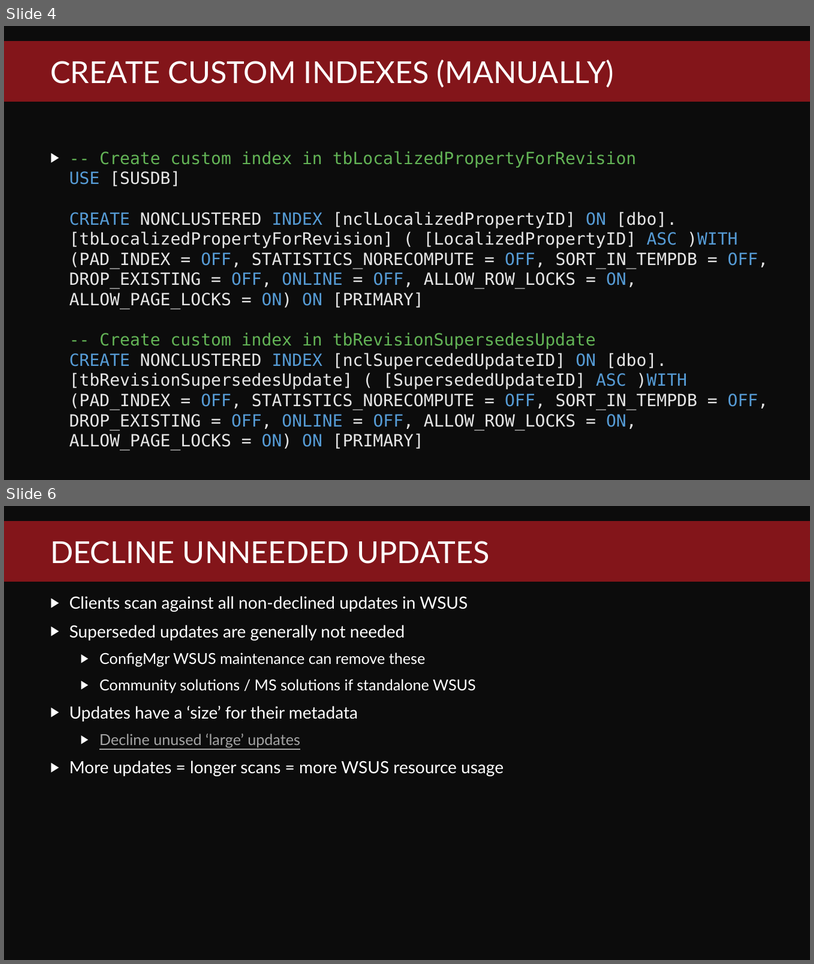
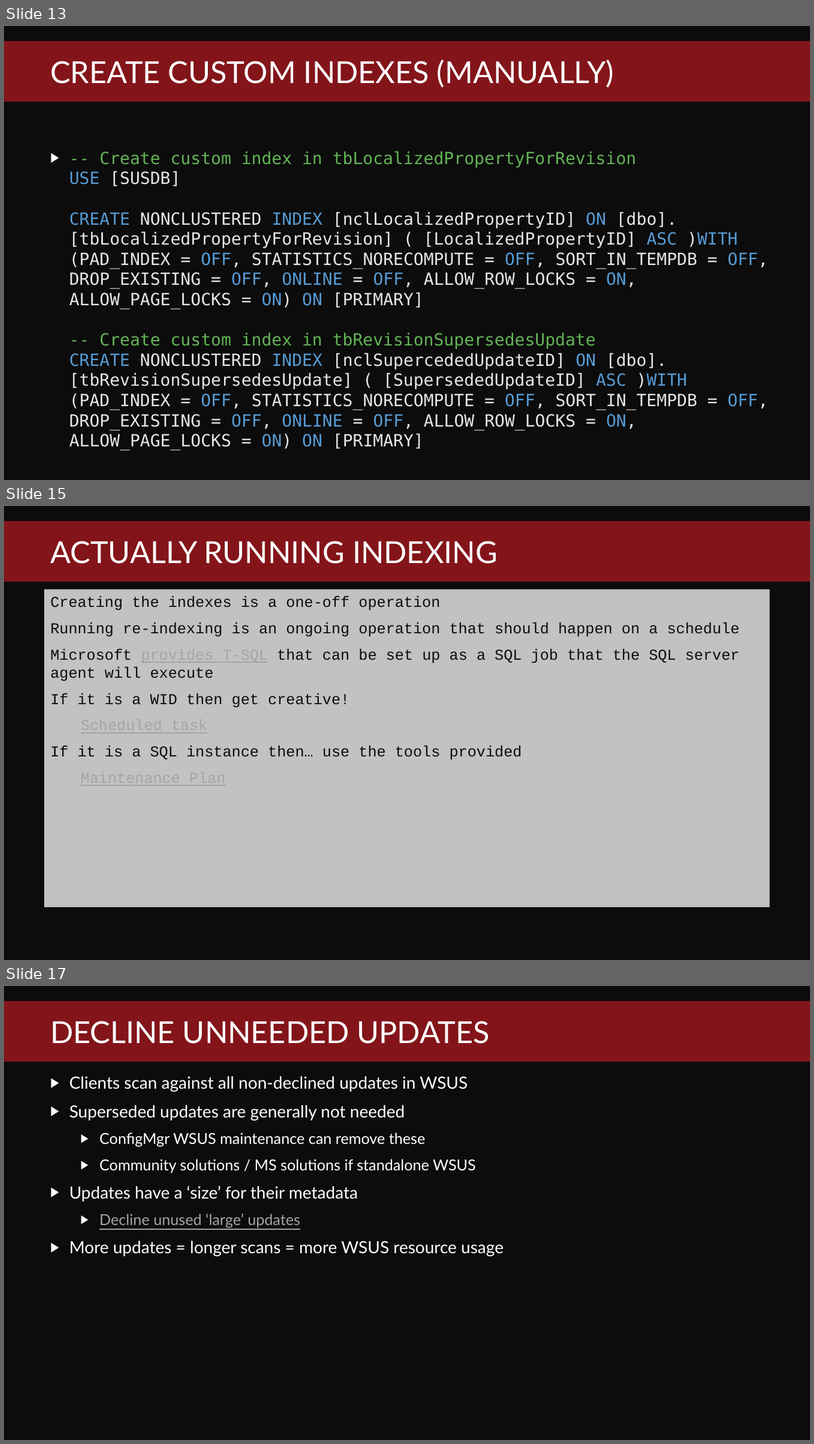
Before and after one commit to PatchMyPCTeam/VSMUG, a slide deck: 2021-12/Top 10 Tips for Optimizing WSUS/VSMUG-2021-12-WSUS-Top-10-Tips.pptx. Shown one above the other, each under a label of ours: slides 4 and 6 before the commit, slides 13, 15 and 17 after it; the slides between them are not shown. The pictures are 814x964 and 814x1444 pixels, drawn with LibreOffice and Linux fonts; fonts in the diff are those of the drawing; background and template pictures are left out. Boxes give left, top, right and bottom in pixels: in the first picture for what was removed or moved away, otherwise in the second. Text is boxed around its words. In the diff, an @@ line names an element or a change of style, - is before the commit and + after.

```diff
--- a/2021-12/Top 10 Tips for Optimizing WSUS/VSMUG-2021-12-WSUS-Top-10-Tips.pptx
+++ b/2021-12/Top 10 Tips for Optimizing WSUS/VSMUG-2021-12-WSUS-Top-10-Tips.pptx
@@ slide 15 added at [4,506,810,960], background picture (left out); not listed: 1 template element that a slide beside it also shows @@
@@ title added at [50,541,498,564], 36 pt, text #FFFFFF @@
+ACTUALLY RUNNING INDEXING
@@ text added at [45,589,770,907], fill #FFFFFF at 75% opacity, 18 pt, text #0C0C0C @@
+Creating the indexes is a one-off operation
+Running re-indexing is an ongoing operation that should happen on a schedule
+Microsoft provides T-SQL that can be set up as a SQL job that the SQL server agent will execute
+If it is a WID then get creative!
+  Scheduled task
+If it is a SQL instance then… use the tools provided
+  Maintenance Plan
@@ what was slide 4 is now slide 13 @@
@@ what was slide 6 is now slide 17 @@
```
Also in this commit, not shown: 4 slides changed, 17 other slides added.
